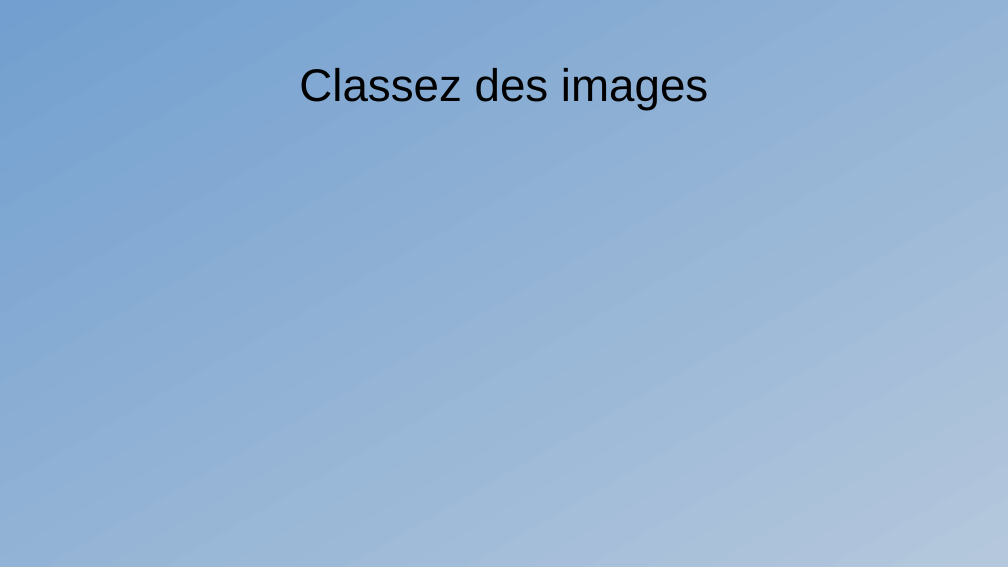
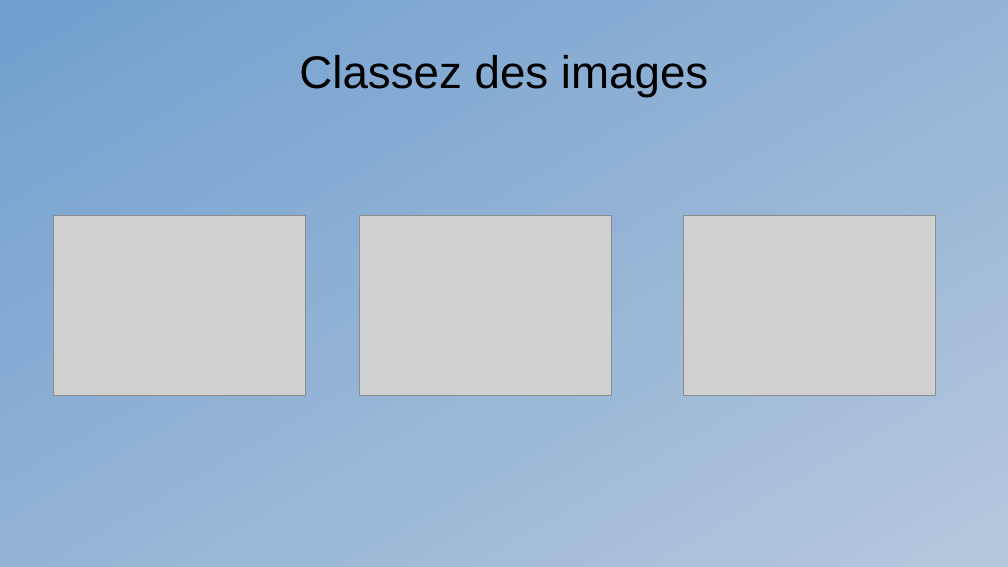
Before and after one commit to Kiwinokoto/OC_projet_6_Classer_des_images, a slide deck: slide 1 of presentation/Oudelet_Kevin_8_presentation_271123.odp. Drawn at 1008x567 pixels with LibreOffice and Linux fonts; fonts in the diff are those of the drawing; grey boxes stand for pictures. Boxes give left, top, right and bottom in pixels: in the first picture for what was removed or moved away, otherwise in the second. Text is boxed around its words. In the diff, an @@ line names an element or a change of style, - is before the commit and + after.

Commit message:
presentation

```diff
--- a/presentation/Oudelet_Kevin_8_presentation_271123.odp
+++ b/presentation/Oudelet_Kevin_8_presentation_271123.odp
@@ title "Classez des images": place and size @@
-title "Classez des images" at [299,68,708,110]
+title "Classez des images" at [299,55,708,97]
@@ picture added at [54,216,306,396] @@
@@ picture added at [360,216,613,396] @@
@@ picture added at [684,216,937,396] @@
```
Also in this commit, not shown: 8 slides added, 20 other files.
